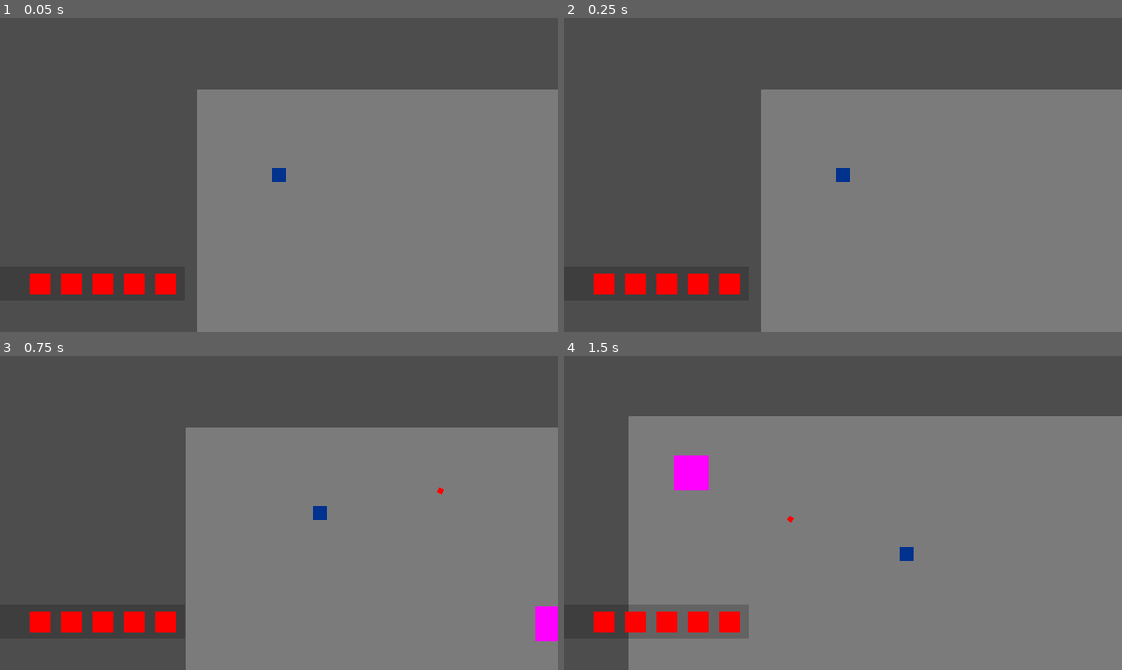
Above: before the commit, frames 1-4 (two rows, left to right).
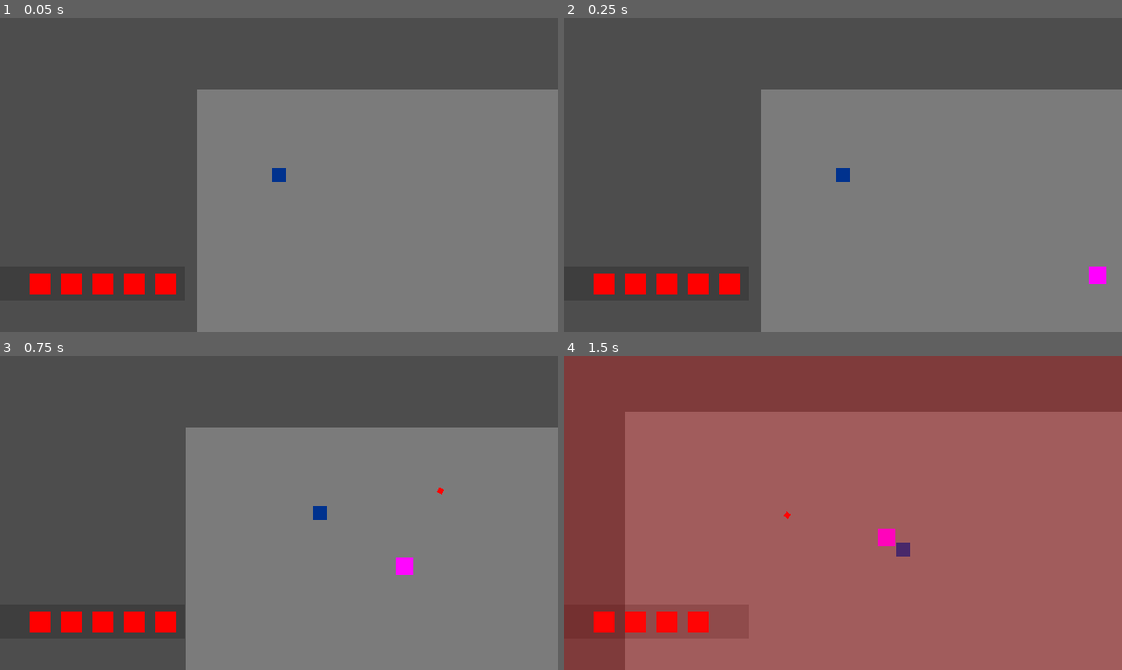
Above: after the commit, the same moments.

Repository: Lukko-Digital/WellesleyGameJam2024
Game: Godot game, scene res://src/main.tscn
Two runs of this game, one before a commit and one after it. Both use one fixed random seed, a clock stepped at 60 frames per second and the inputs below.
Inputs (mouse positions are in pixels of both pictures, inside the frame that each line leads up to):
- Up to frame 1 (0.05 s): no input
- Up to frame 2 (0.25 s): no input
- Up to frame 3 (0.75 s): move the mouse to (401, 497) at 0.52 s; press the mouse at (401, 497) at 0.53 s; hold D (right) from 0.53 s (still down)
- Up to frame 4 (1.5 s): move the mouse to (731, 528) at 1.27 s; release D (right) at 1.28 s; release the mouse at (731, 528) at 1.28 s; hold S (down) from 1.28 s (still down); click (731, 528) at 1.35 s

Frame 1 is identical in both runs. In frame 2, 0.2% of the frame differs, in the area x 94-98%, y 79-85%; in frame 3, 0.6%; in frame 4, 99%, in the area x 0-100%, y 0-100%.

Commit message:
resize dasher

Diff:
--- a/src/enemies/dasher.tscn
+++ b/src/enemies/dasher.tscn
@@ -5,7 +5,7 @@
 [ext_resource type="Script" path="res://src/abstract_base_classes/attack.gd" id="3_oulo6"]
 
 [sub_resource type="CircleShape2D" id="CircleShape2D_q5nso"]
-radius = 19.0263
+radius = 9.0
 
 [sub_resource type="RectangleShape2D" id="RectangleShape2D_8i8wt"]
 size = Vector2(42, 42)
@@ -23,10 +23,10 @@
 anchor_top = 0.5
 anchor_right = 0.5
 anchor_bottom = 0.5
-offset_left = -20.0
-offset_top = -20.0
-offset_right = 20.0
-offset_bottom = 20.0
+offset_left = -10.0
+offset_top = -10.0
+offset_right = 10.0
+offset_bottom = 10.0
 grow_horizontal = 2
 grow_vertical = 2
 mouse_filter = 2
@@ -36,7 +36,7 @@
 shape = SubResource("CircleShape2D_q5nso")
 
 [node name="AttackRay" type="RayCast2D" parent="enemy"]
-target_position = Vector2(400, 0)
+target_position = Vector2(120, 0)
 collision_mask = 3
 
 [node name="AttackBox" type="Area2D" parent="enemy"]
